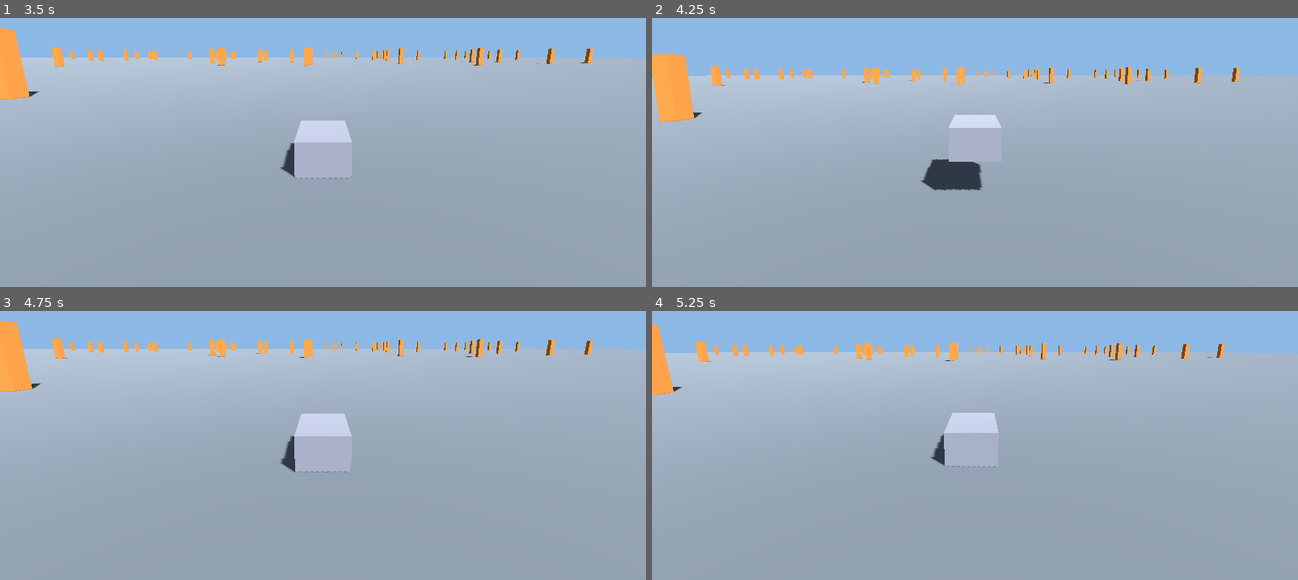
Above: before the commit, frames 1-4 (two rows, left to right).
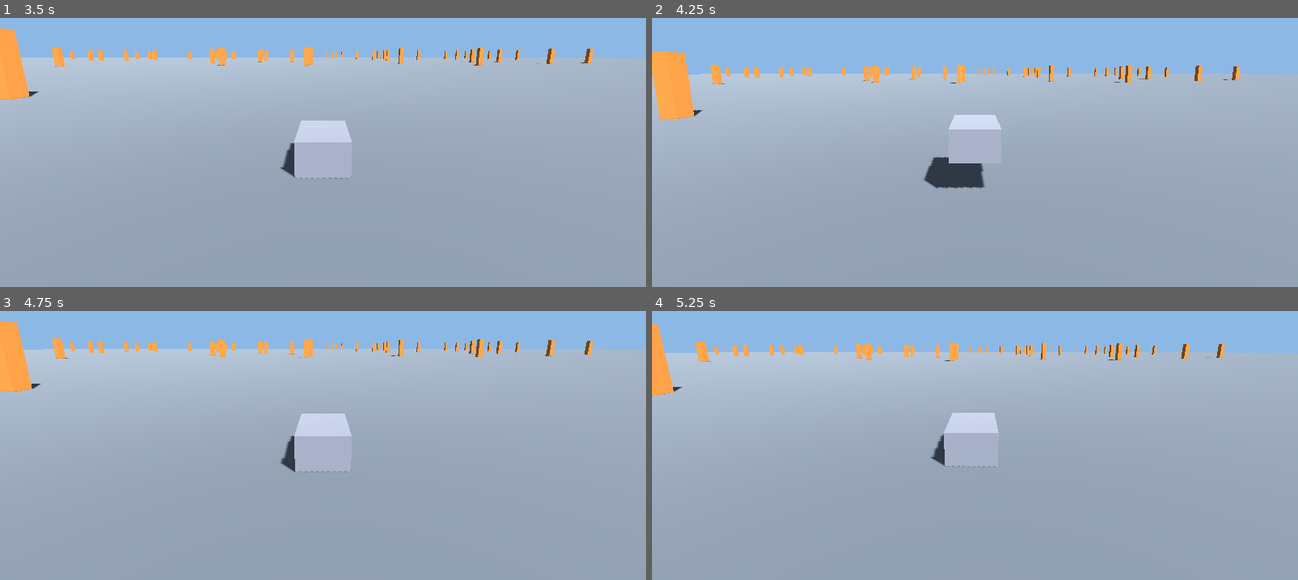
Above: after the commit, the same moments.

Repository: Ajustor/superKart
Game: Godot game, scene res://scenes/test_ground.tscn
Same seed, same stepped clock (60 frames per second), same inputs: the game is played once before the commit and once after it. This scene is started directly instead of the project's main scene.
Inputs (mouse positions are in pixels of both pictures, inside the frame that each line leads up to):
- Up to frame 1 (3.5 s): tap Enter at 0.5, 2.75 s; move the mouse to (290, 179) at 0.52 s; hold Right (steer_right) 0.53-1.25 s; hold Space (drift) 0.53-1.25 s; click (290, 179) at 0.67 s; drag from (516, 160) to (290, 179) at 1.27 s; tap Space (drift) at 2 s; move the mouse to (129, 50) at 2.02 s; hold Left (steer_left) 2.03-2.75 s; tap Ctrl (use_item) at 2.1 s; drag from (355, 106) to (129, 50) at 2.77 s
- Up to frame 2 (4.25 s): tap Space (drift) at 3.5 s; move the mouse to (outside the picture) at 3.52 s; hold Down (brake) from 3.53 s (still down); tap Alt at 3.6 s; tap Escape (ui_cancel) at 4.15 s
- Up to frame 3 (4.75 s): release Down (brake) at 4.25 s; drag from (465, 380) to (outside the picture) at 4.27 s
- Up to frame 4 (5.25 s): move the mouse to (845, 415) at 5.02 s; hold Right (steer_right) from 5.03 s (still down); hold Up (throttle) from 5.03 s (still down); click (845, 415) at 5.17 s

Frame 1 is identical in both runs. In frame 2, 1.2% of the frame differs, in the area x 0-100%, y 12-65%; in frame 3, less than 0.1%; in frame 4, less than 0.1%.

Commit message:
feat: le kart suit la pente et se couche dessus
L avant plonge en descente, se leve en montee, et la caisse s incline dans le
devers. Le moteur reste resolument plat — caps boussole et vitesse scalaire —
et c est le kart qui couche cette intention sur le relief en projetant la
direction de marche sur le plan du sol. Les 45 tests du moteur restent donc
valides.

Deux choses mesurees en chemin.

La normale BRUTE pilote la trajectoire, la lissee ne sert qu a l oeil. Les
confondre coutait cher : a 10 d amortissement la normale lissee a 0,17 s de
retard, soit 3,7 m a 22 m/s, et sur une rupture de pente elle pointe encore
vers le ciel. Le kart passait 74 pour cent du tour en l air.

Un appui vers le sol tant qu on le touche : 69,3 pour cent de temps en l air
sans lui, 0,5 pour cent avec six metres par seconde. Au-dela ca n apporte
rien. Ce n est pas de la physique, c est du pilotage arcade — un kart colle a
la piste, il ne fait pas du saut a ski.

spawn_at rend le repere complet de la route et non un simple lacet : le kart
nait couche sur la pente plutot qu a plat en train de basculer, et sa garde de
dix centimetres se prend dans le repere de la chaussee, sans quoi un devers le
decolle d un cote et l enfonce de l autre.

Co-Authored-By: Claude Opus 5 (1M context) <noreply@anthropic.com>

Diff:
--- a/scripts/kart/kart.gd
+++ b/scripts/kart/kart.gd
@@ -3,18 +3,39 @@
 
 ## Relie la source de commande, le moteur et le déplacement réel.
 ## Toute la physique horizontale vit dans KartMotor. L'axe vertical
-## (saut, gravité, contact au sol) reste ici parce qu'il est couplé à
-## move_and_slide() et is_on_floor() — c'est la seule physique non
-## couverte par les tests, et elle grossira au plan 2 avec les pentes.
+## (saut, gravité, contact au sol, pente) reste ici parce qu'il est couplé à
+## move_and_slide() et is_on_floor() — c'est la seule physique non couverte
+## par les tests.
+##
+## Le moteur reste résolument plat : il ne connaît que des caps boussole et une
+## vitesse scalaire. C'est ici qu'on couche cette intention sur le relief, en
+## projetant la direction de marche sur le plan du sol. Le moteur n'a donc rien
+## à apprendre des pentes, et ses 45 tests restent valides.
 
 @export var stats: KartStats
 @export var input_path: NodePath
+
+## Vitesse de redressement de la caisse vers la normale du sol, en 1/s. Brute,
+## la normale saute d'une facette à l'autre du maillage extrudé et la caisse
+## tremblerait à chaque segment.
+@export var ground_align_stiffness: float = 10.0
+
+## Appui vers le sol tant qu'on le touche, en m/s. Ce n'est pas de la physique,
+## c'est du pilotage arcade : il empêche le kart de décoller à chaque cassure
+## de pente sans rien changer à sa vitesse le long de la route.
+@export var ground_grip_push: float = 6.0
+
+## Temps de retour à plat en l'air, en 1/s. Plus mou que le redressement au
+## sol : un kart qui saute garde son assiette un instant, il ne se remet pas
+## à l'horizontale d'un coup.
+@export var air_align_stiffness: float = 3.0
 
 var motor: KartMotor
 
 var _input: KartInput
 var _vertical: float = 0.0
 var _was_hopping: bool = false
+var _normale := Vector3.UP
 
 
 func _ready() -> void:
@@ -25,6 +46,11 @@
 	_input.kart = self
 	motor.velocity_dir = -rotation.y
 	motor.heading = -rotation.y
+
+	# Sans accrochage, le kart décolle à chaque rupture de pente : à 22 m/s et
+	# 20°, la route se dérobe de 13 cm par image, bien plus que les 10 cm par
+	# défaut. Une fois en l'air, is_on_floor() tombe et la pente ne le porte plus.
+	floor_snap_length = 0.6
 
 
 func _physics_process(delta: float) -> void:
@@ -37,20 +63,76 @@
 		_vertical = stats.hop_impulse
 	_was_hopping = hopping
 
-	if is_on_floor() and _vertical <= 0.0:
+	var au_sol := is_on_floor()
+	if au_sol and _vertical <= 0.0:
 		_vertical = 0.0
 	else:
 		_vertical -= stats.gravity * delta
+
+	# La normale BRUTE pilote la trajectoire, la lissée ne sert qu'à l'œil.
+	# Les confondre coûtait cher : à 10 d'amortissement, la normale lissée a
+	# 0,17 s de retard, soit 3,7 m à 22 m/s. Sur une rupture de pente elle
+	# pointe encore vers le ciel et catapulte le kart — 74 % du tour en l'air.
+	var contact := get_floor_normal() if au_sol else Vector3.UP
+	if contact.length_squared() < 0.0001:
+		contact = Vector3.UP
+	_suivre_le_sol(au_sol, delta)
 
 	# Le moteur compte ses angles comme une boussole : lacet positif = vers la
 	# droite. Godot compte l'inverse — une rotation positive autour de +Y tourne
 	# vers la gauche. La conversion se fait ici, au seul endroit où les deux
 	# repères se rencontrent, plutôt que d'éparpiller des signes dans la physique.
-	var forward := Vector3(sin(motor.velocity_dir), 0.0, -cos(motor.velocity_dir))
-	velocity = forward * motor.speed + Vector3.UP * _vertical
+	var cap := Vector3(sin(motor.velocity_dir), 0.0, -cos(motor.velocity_dir))
+	var marche := _le_long_de_la_pente(cap, contact)
+	velocity = marche * motor.speed + Vector3.UP * _vertical
+
+	# Appui : tant qu'on touche, on pousse vers le sol. Sans ça le kart quitte
+	# la route à chaque bosse et n'y revient qu'en retombant, plusieurs mètres
+	# plus loin — un kart arcade colle à la piste, il ne fait pas du saut à ski.
+	if au_sol and _vertical <= 0.0:
+		velocity -= contact * ground_grip_push
+
 	move_and_slide()
 
-	rotation.y = -motor.heading
+	_orienter_la_caisse()
+
+
+## Lisse la normale du sol sous le kart. En l'air, elle revient doucement à la
+## verticale plutôt que d'un coup : on garde l'assiette du tremplin un instant.
+func _suivre_le_sol(au_sol: bool, delta: float) -> void:
+	var cible := Vector3.UP
+	var raideur := air_align_stiffness
+	if au_sol:
+		var n := get_floor_normal()
+		if n.length_squared() > 0.0001:
+			cible = n
+			raideur = ground_align_stiffness
+	_normale = _normale.lerp(cible, 1.0 - exp(-raideur * delta)).normalized()
+
+
+## Couche la direction de marche sur le plan du sol. À plat c'est l'identité ;
+## en descente le kart plonge au lieu de s'envoler, en montée il grimpe au lieu
+## de labourer la pente — et dans les deux cas il parcourt bien motor.speed
+## mètres par seconde SUR la route, pas sur sa projection horizontale.
+func _le_long_de_la_pente(cap: Vector3, normale: Vector3) -> Vector3:
+	var couche := cap - normale * cap.dot(normale)
+	if couche.length_squared() < 0.000001:
+		return cap
+	return couche.normalized()
+
+
+## Assied la caisse sur le sol : l'avant plonge en descente, se lève en montée,
+## et le kart s'incline dans le dévers. Le lacet reste celui du moteur, angle de
+## glisse compris, parce que c'est lui qui dit où le kart regarde.
+func _orienter_la_caisse() -> void:
+	var cap := Vector3(sin(motor.heading), 0.0, -cos(motor.heading))
+	var droite := cap.cross(_normale)
+	if droite.length_squared() < 0.000001:
+		rotation.y = -motor.heading
+		return
+	droite = droite.normalized()
+	# Godot regarde vers -Z, d'où le dernier axe inversé.
+	global_basis = Basis(droite, _normale, -_normale.cross(droite).normalized())
 
 
 ## Remet le kart à un état neutre à la position donnée. Le terrain d'essai
@@ -60,6 +142,9 @@
 	velocity = Vector3.ZERO
 	_vertical = 0.0
 	_was_hopping = false
+	# L'assiette repart de celle de la route : sans ça le kart renaît à plat au
+	# milieu d'une pente et bascule dès la première image.
+	_normale = where.basis.y.normalized()
 	motor.reset(-where.basis.get_euler().y)
 
 
